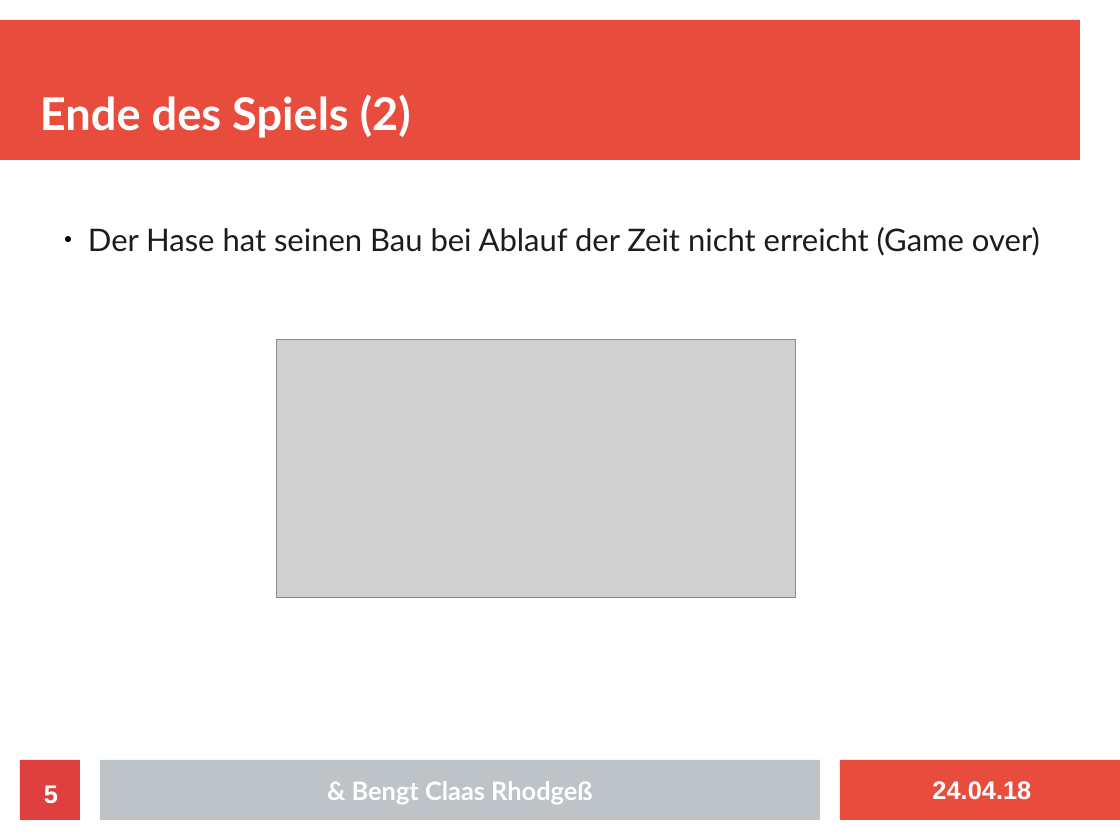
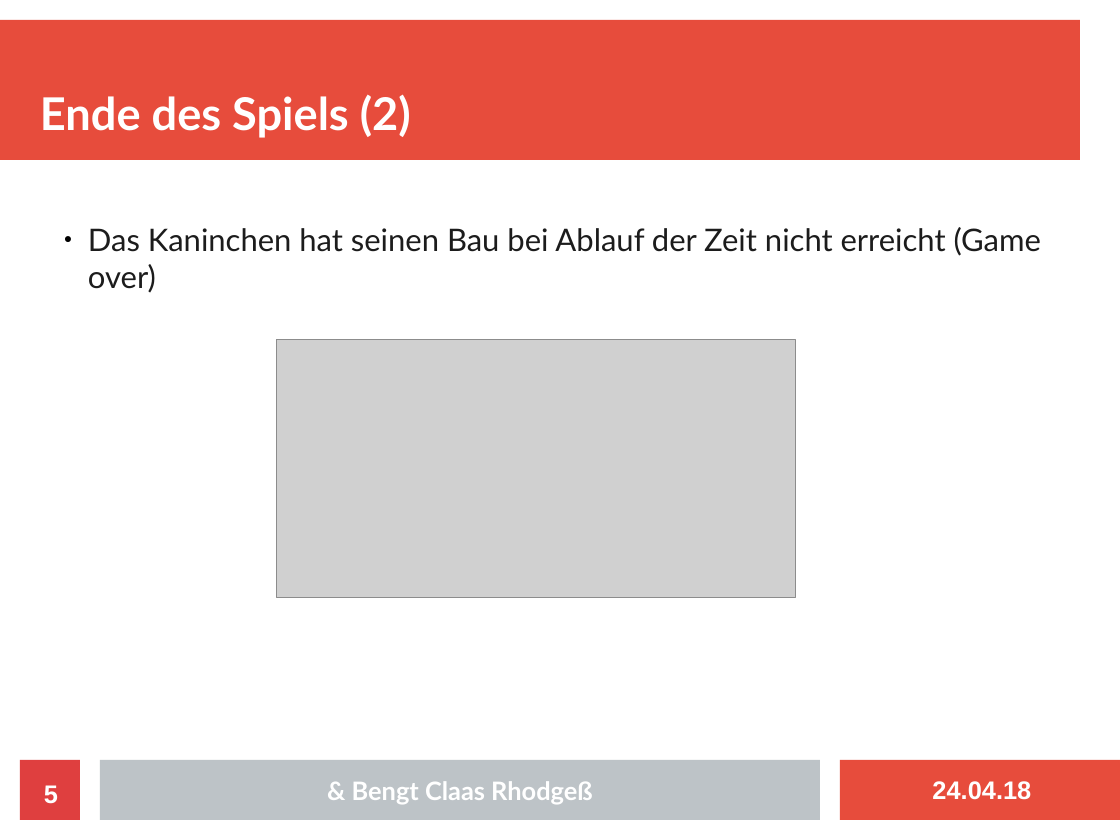
Before and after one commit to kodehat/webtech, a slide deck: slide 5 of doc/Präsentation/RabbitRinth.odp. Drawn at 1120x840 pixels with LibreOffice and Linux fonts; fonts in the diff are those of the drawing; grey boxes stand for pictures. Boxes give left, top, right and bottom in pixels: in the first picture for what was removed or moved away, otherwise in the second. Text is boxed around its words. In the diff, an @@ line names an element or a change of style, - is before the commit and + after.

```diff
--- a/doc/Präsentation/RabbitRinth.odp
+++ b/doc/Präsentation/RabbitRinth.odp
@@ text at bbox=[88, 227, 1041, 293]: text changed @@
-  ● Der Hase hat seinen Bau bei Ablauf der Zeit nicht erreicht (Game over)
+  ● Das Kaninchen hat seinen Bau bei Ablauf der Zeit nicht erreicht (Game over)
```
Also in this commit, not shown: 2 other slides changed.
